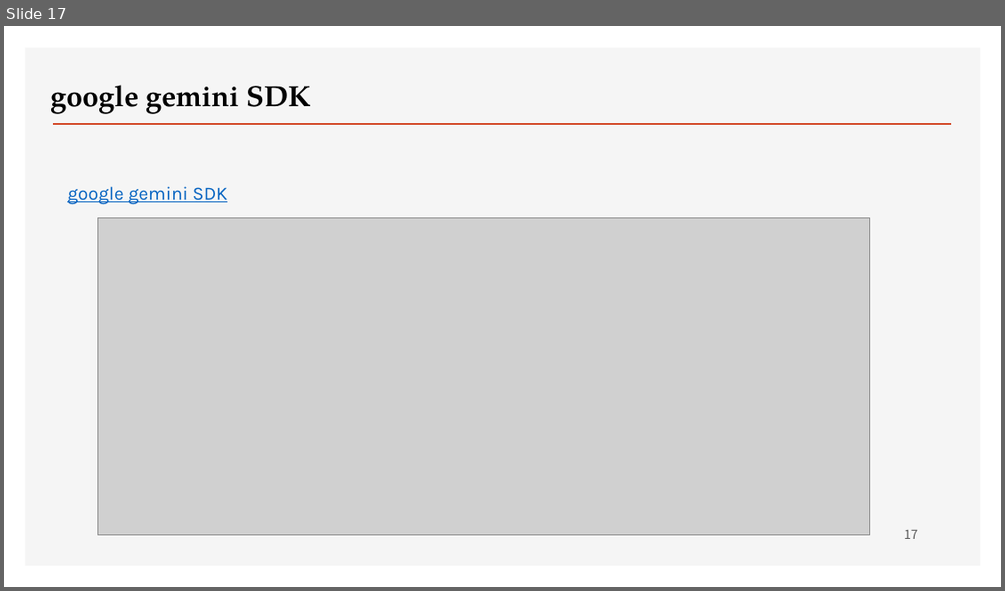
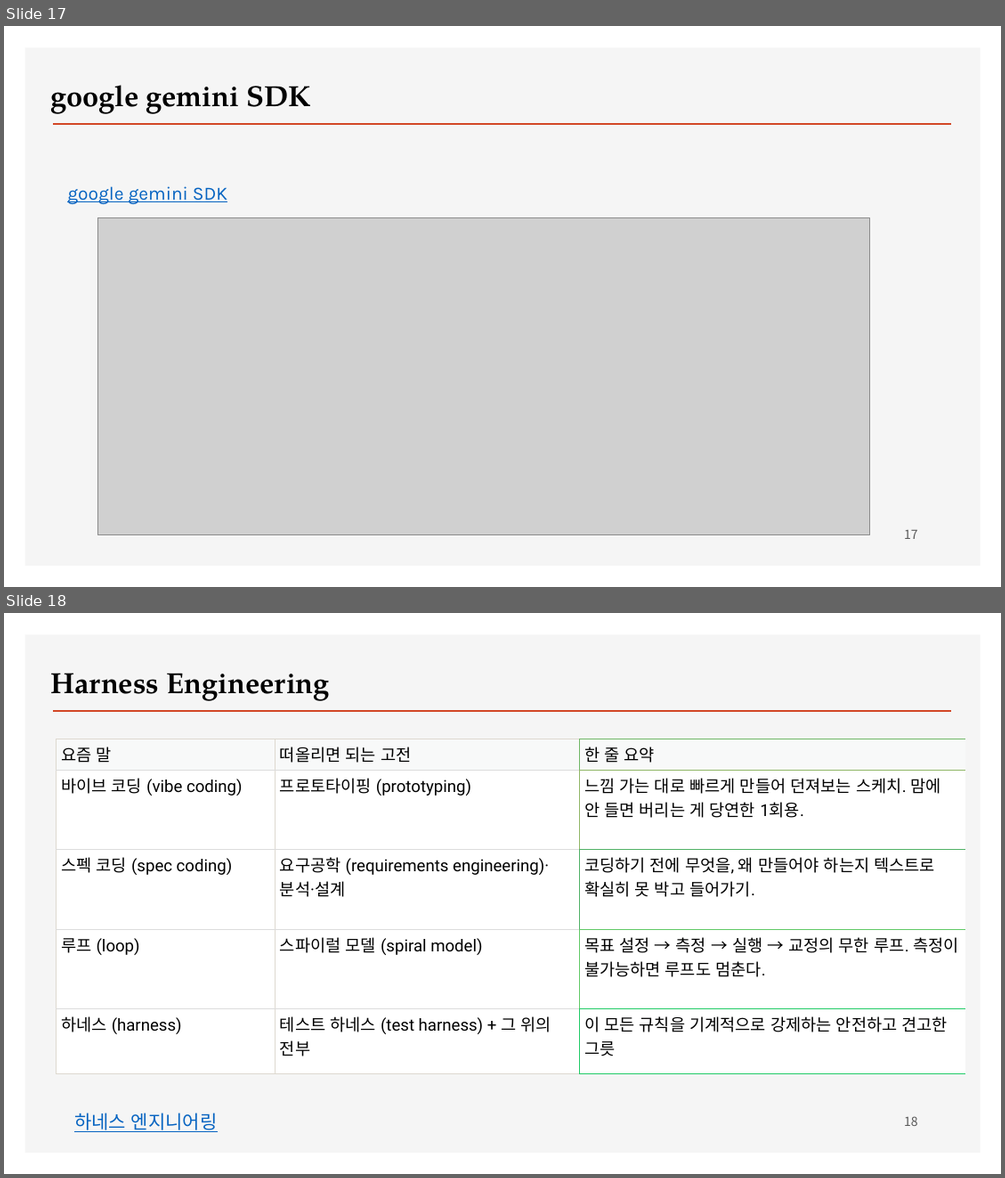
Before and after one commit to ancestor9/2026_Fall_Workflow-with-AI-Agent, a slide deck: 01_Workflow with AI Agent.pptx. Shown one above the other, each under a label of ours: slide 17 before the commit, slides 17 and 18 after it. The pictures are 1005x591 and 1005x1178 pixels, drawn with LibreOffice and Linux fonts; fonts in the diff are those of the drawing; grey boxes stand for pictures; background and template pictures are left out. Boxes give left, top, right and bottom in pixels: in the first picture for what was removed or moved away, otherwise in the second. Text is boxed around its words. In the diff, an @@ line names an element or a change of style, - is before the commit and + after.

```diff
--- a/01_Workflow with AI Agent.pptx
+++ b/01_Workflow with AI Agent.pptx
@@ slide 18 added at bbox=[4, 613, 1001, 1174], background #FFFFFF; not listed: 2 template elements that a slide beside it also shows @@
@@ text added at bbox=[50, 673, 330, 701], 28 pt, text #000000, bold @@
+Harness Engineering
@@ table added at bbox=[57, 739, 966, 1070], 5 rows, 3 columns @@
+요즘 말 | 떠올리면 되는 고전 | 한 줄 요약
+바이브 코딩 (vibe coding) | 프로토타이핑 (prototyping) | 느낌 가는 대로 빠르게 만들어 던져보는 스케치. 맘에 안 들면 버리는 게 당연한 1회용.
+스펙 코딩 (spec coding) | 요구공학 (requirements engineering)·분석·설계 | 코딩하기 전에 무엇을, 왜 만들어야 하는지 텍스트로 확실히 못 박고 들어가기.
+루프 (loop) | 스파이럴 모델 (spiral model) | 목표 설정 → 측정 → 실행 → 교정의 무한 루프. 측정이 불가능하면 루프도 멈춘다.
+하네스 (harness) | 테스트 하네스 (test harness) + 그 위의 전부 | 이 모든 규칙을 기계적으로 강제하는 안전하고 견고한 그릇
@@ text added at bbox=[74, 1112, 218, 1132], 18 pt, text #0563C1, underline @@
+하네스 엔지니어링
@@ page number added at bbox=[904, 1116, 918, 1126], 12 pt, text #595959 @@
+18
```
